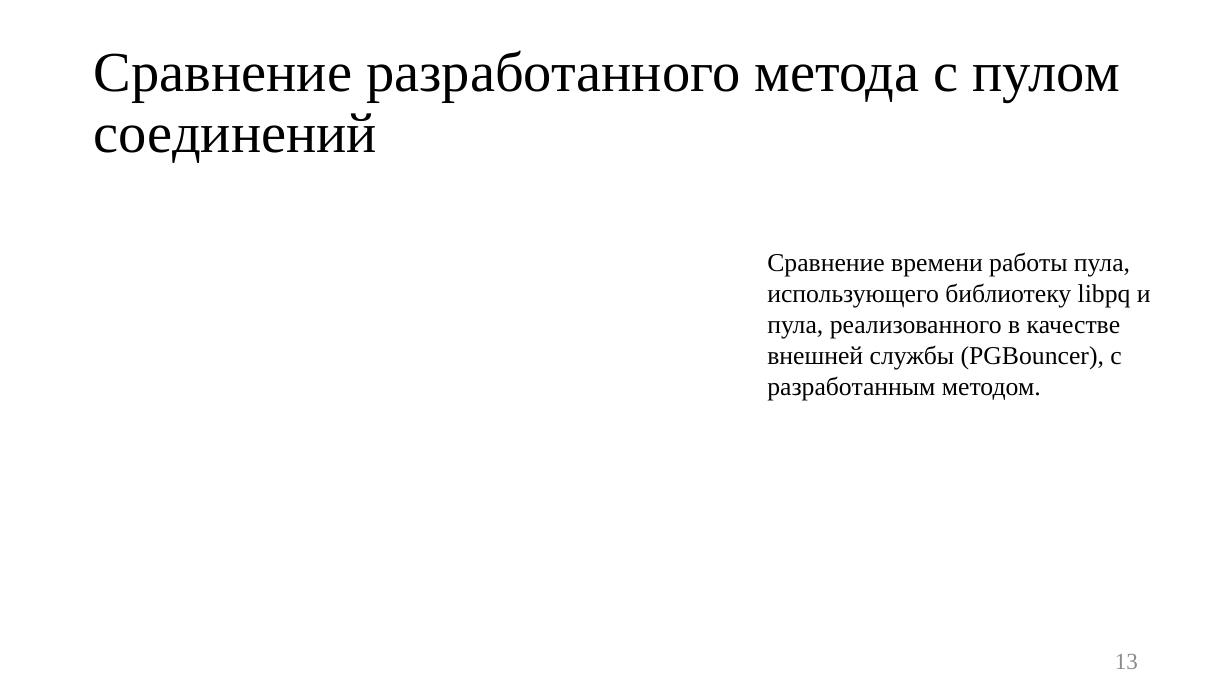
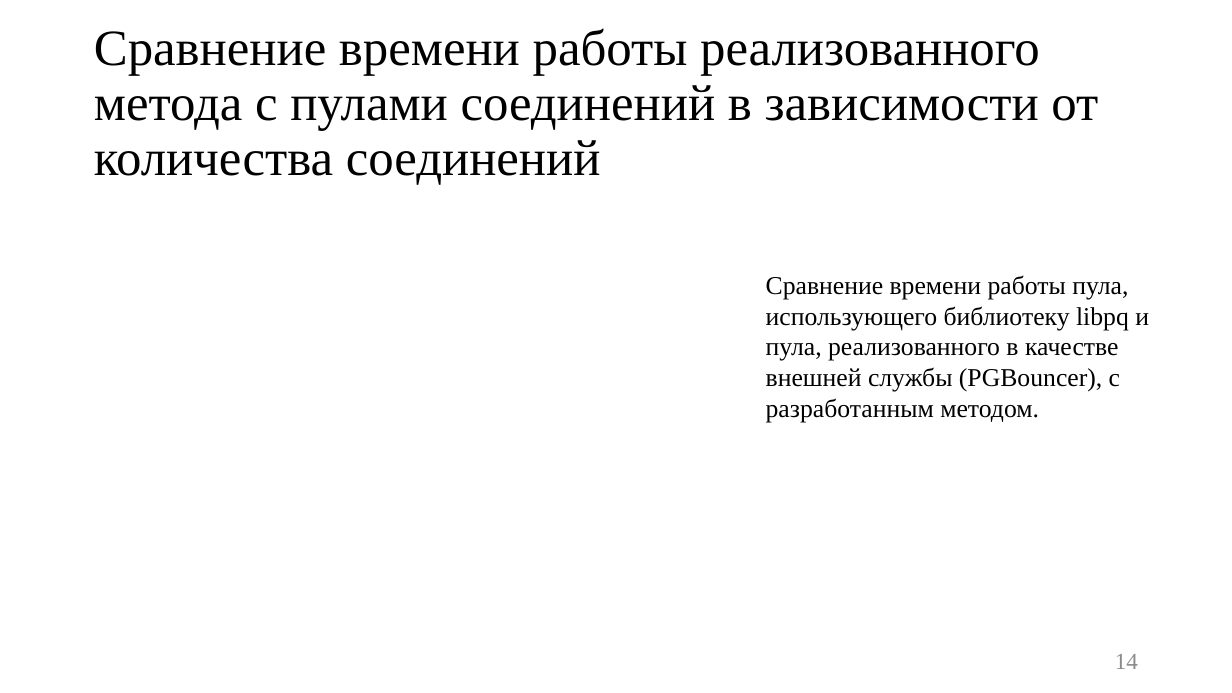
Before and after one commit to platosha-git/Diplom-theory, a slide deck: slide 14 of Презентация.pptx (slide 13 before the commit). Drawn at 1232x693 pixels with LibreOffice and Linux fonts; fonts in the diff are those of the drawing. Boxes give left, top, right and bottom in pixels: in the first picture for what was removed or moved away, otherwise in the second. Text is boxed around its words. In the diff, an @@ line names an element or a change of style, - is before the commit and + after.

```diff
--- a/Презентация.pptx
+++ b/Презентация.pptx
@@ title at (94,28,1098,185): text changed; size 44 to 39.6 pt @@
-Сравнение разработанного метода с пулом соединений
+Сравнение времени работы реализованного метода с пулами соединений в зависимости от количества соединений
@@ text "Сравнение времени работы пула, использующего ...": place and size @@
-text "Сравнение времени работы пула, использующего ..." at (767,252,1151,400)
+text "Сравнение времени работы пула, использующего ..." at (766,276,1149,423)
@@ page number at (1115,654,1138,669): text changed @@
-13
+14
```
Also in this commit, not shown: 10 other slides changed, 3 slides added, 2 slides removed, 10 other files.
